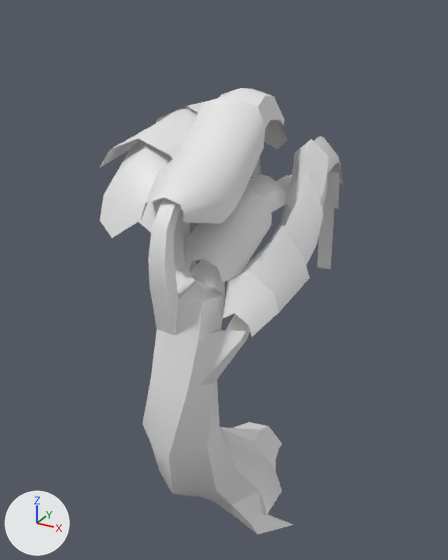
Two versions of the FBX model Assets/__GA/Enviro_Flore/flore_mode/FF_Arbre_4.fbx, one commit apart.
Before and after are seen from a camera (50 mm lens) standing at (6.78, -12.58, 12.24) and looking at (-0.04, -0.19, 6.04). Arrows for +X, +Y and +Z are at lower left; the lights stay in place. Where no turn or scale is listed for an object, it has been applied to the vertices.

Script lines for the objects in view, before the commit:
```python
me_mesh = bpy.data.meshes.new('Mesh')
me_mesh.from_pydata(...)  # 608 vertices, 449 faces; spans x -2.38..2.38, y -3.53..3.53, z 0.0..10.62
ob_arbre001 = bpy.data.objects.new('Arbre001', me_mesh)
ob_arbre001.location = (0.1, -0.17, 0.0)
```
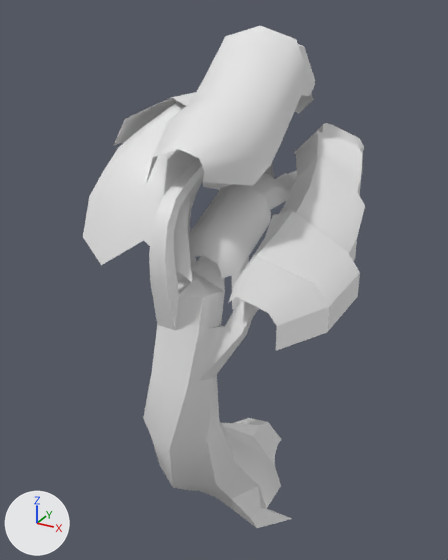
The change, as a list of edits to the scene's bpy script:
```text
Change me_mesh:
    used by ob_arbre001; location = (0.1, -0.17, 0.0)
    remove me_mesh.from_pydata(...)  # 608 vertices, 449 faces; spans x -2.38..2.38, y -3.53..3.53, z 0.0..10.62
    add me_mesh.from_pydata(...)  # 605 vertices, 453 faces; spans x -2.94..3.41, y -3.53..3.53, z 0.0..11.87
    me_mesh part 1: the loose piece of 30 vertices spanning x -0.61..1.03, y -2.96..-0.23, z 8.32..10.52 is scaled about its middle by 1.3, then moved by (0.27, 0.53, 1.02)
    me_mesh part 2: the loose piece of 20 vertices spanning x -2.29..-0.22, y 0.12..2.25, z 9.28..10.15 is scaled about its middle by 1.61, then moved by (-0.02, 0.0, -0.03)
    me_mesh part 3: the loose piece of 10 vertices spanning x -0.19..0.68, y 1.28..2.06, z 8.93..9.97 is scaled about its middle by 1.3, then moved by (0.3, 0.52, 0.96)
    me_mesh part 4: the loose piece of 9 vertices spanning x 1.28..1.7, y 2.64..2.66, z 5.7..7.54 is scaled about its middle by (1.51, 1, 1), then moved by (0.34, 0.1, 0.29)
    me_mesh part 5: the loose piece of 20 vertices spanning x 0.95..1.93, y 1.11..2.57, z 8.58..9.41 is rebuilt with 20 vertices and now spans x 0.92..2.56, y 1.11..2.57, z 8.68..9.7
    me_mesh part 6: the loose piece of 20 vertices spanning x -1.97..-0.47, y 1.81..3.22, z 7.82..9.8 is rebuilt with 20 vertices and now spans x -2.4..0.01, y 1.24..3.5, z 7.21..9.89
    me_mesh part 7: the loose piece of 20 vertices spanning x 1.0..2.24, y -2.32..-0.4, z 6.05..7.87 is rebuilt with 25 vertices and now spans x 1.18..3.41, y -2.32..-0.4, z 5.77..8.16
    me_mesh part 8: the loose piece of 16 vertices spanning x 1.02..2.03, y 0.42..1.35, z 7.64..9.44 is rebuilt with 20 vertices and now spans x 1.03..2.94, y 0.42..1.35, z 7.36..9.6
    me_mesh part 9: the loose piece of 16 vertices spanning x 1.19..2.13, y -0.78..0.64, z 6.61..8.91 is rebuilt with 19 vertices and now spans x 1.22..3.12, y -0.78..0.64, z 6.41..9.2
    me_mesh part 10: the loose piece of 9 vertices spanning x 1.08..1.81, y 2.08..2.91, z 8.04..9.19 is rebuilt with 9 vertices and now spans x 1.09..2.44, y 2.08..2.91, z 8.33..9.49
    me_mesh part 11: a new loose piece of 25 vertices spanning x -0.37..1.41, y -0.12..2.33, z 10.28..11.71
    me_mesh part 12: a new loose piece of 15 vertices spanning x -2.78..0.74, y -2.97..-0.26, z 7.14..10.29
    me_mesh part 13: the loose piece of 20 vertices spanning x -0.47..0.9, y -0.37..1.51, z 9.52..10.62 is deleted
    me_mesh part 14: the loose piece of 20 vertices spanning x -2.38..-0.14, y -1.72..0.27, z 8.95..10.1 is deleted
    me_mesh part 15: the loose piece of 15 vertices spanning x -2.21..-0.01, y -2.63..-1.07, z 7.74..9.84 is deleted
    me_mesh part 16: the loose piece of 9 vertices spanning x 1.15..1.76, y 2.68..2.75, z 7.37..8.4 is deleted
    me_mesh part 17
    16 vertices are removed from x -1.72..-0.84, y 2.92..3.2, z 4.26..7.85
    8 faces are deleted
    8 vertices move from x 0.04..0.96, y 2.02..3.37, z 6.82..8.28 to x 0.08..0.96, y 2.02..3.37, z 6.82..8.24
    25 vertices are added at x -1.99..2.32, y 2.63..3.28, z 3.45..8.66
    12 new faces join them
Change ob_arbre001:
    ob_arbre001.location: (0.1, -0.17, 0.0) -> (0.0, 0.0, 0.0)
```

Changed parts and their boxes [x1, y1, x2, y2] in the pictures (448 x 560 px; the box of a moved part takes in the faces that stretch with it):
'Arbre001', reshaped, moved (16% wider, 13% taller)
    before: [99, 88, 342, 534]
    after: [83, 26, 365, 528]
part 1 of me_mesh, moved or reshaped
    before: [140, 95, 265, 224]
    after: [146, 26, 305, 186]
part 2 of me_mesh, moved or reshaped
    before: [156, 102, 203, 123]
    after: [114, 92, 196, 145]
part 3 of me_mesh, moved or reshaped
    before: [264, 120, 288, 150]
    after: [295, 93, 314, 113]
part 4 of me_mesh, moved or reshaped (not visible afterwards)
    before: [317, 204, 335, 269]
part 5 of me_mesh, rebuilt
    before: [314, 136, 340, 171]
    after: [317, 123, 364, 154]
part 6 of me_mesh, rebuilt
    before: [251, 159, 262, 177]
    after: [202, 163, 274, 189]
part 7 of me_mesh, rebuilt (50% wider, 25% taller)
    before: [223, 225, 310, 337]
    after: [229, 211, 360, 351]
part 8 of me_mesh, rebuilt
    before: [290, 139, 328, 209]
    after: [294, 131, 362, 196]
part 9 of me_mesh, rebuilt
    before: [272, 169, 324, 265]
    after: [279, 155, 365, 261]
part 10 of me_mesh, rebuilt
    before: [328, 161, 342, 184]
    after: [361, 154, 363, 174]
part 11 of me_mesh, added
    after: [298, 44, 315, 96]
part 12 of me_mesh, added
    after: [83, 101, 198, 282]
part 13 of me_mesh, deleted
    before: [219, 88, 284, 128]
part 14 of me_mesh, deleted
    before: [99, 108, 198, 168]
part 15 of me_mesh, deleted
    before: [100, 140, 172, 238]
part 16 of me_mesh, deleted
    before: [324, 172, 340, 208]
part 17 of me_mesh, moved or reshaped (not visible before)
    after: [218, 175, 297, 309]
